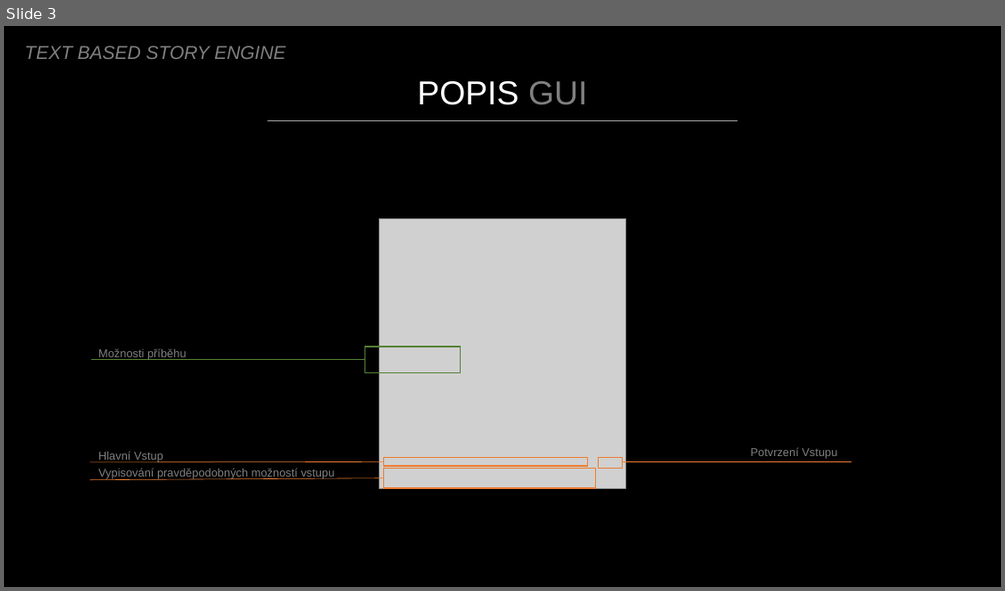
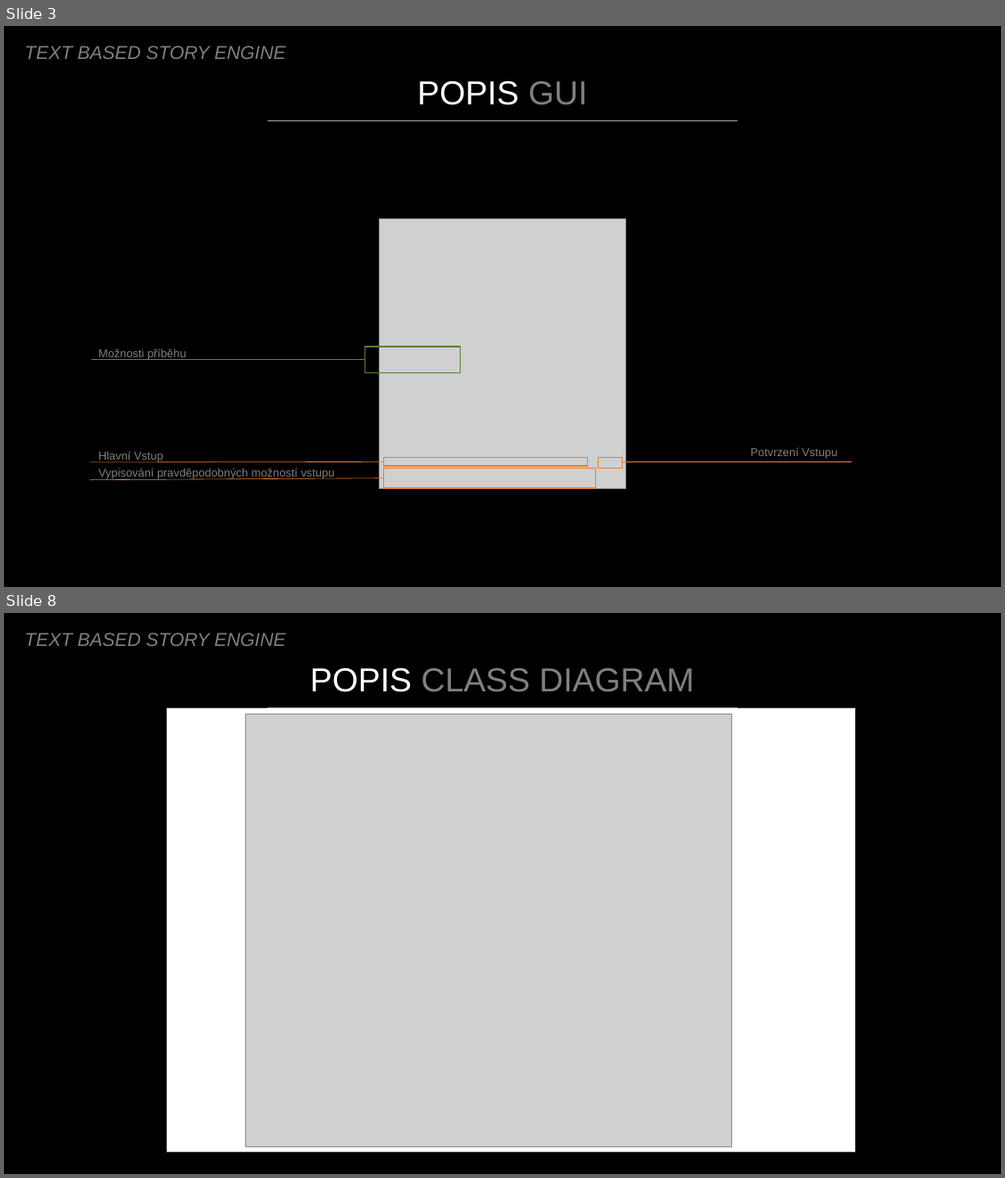
Before and after one commit to GasimoCodes/Text-Adventure, a slide deck: Text Based Engine.pptx. Shown one above the other, each under a label of ours: slide 3 before the commit, slides 3 and 8 after it; the slides between them are not shown. The pictures are 1005x591 and 1005x1178 pixels, drawn with LibreOffice and Linux fonts; fonts in the diff are those of the drawing; grey boxes stand for pictures. Boxes give left, top, right and bottom in pixels: in the first picture for what was removed or moved away, otherwise in the second. Text is boxed around its words. In the diff, an @@ line names an element or a change of style, - is before the commit and + after.

```diff
--- a/Text Based Engine.pptx
+++ b/Text Based Engine.pptx
@@ slide 8 added at [4, 613, 1001, 1174], background #000000 @@
@@ text added at [24, 633, 285, 646], 18 pt, text #808080, italic @@
+TEXT BASED STORY ENGINE
@@ text added at [310, 668, 694, 692], 32 pt, text #808080 @@
+POPIS CLASS DIAGRAM
@@ rectangle added at [167, 708, 856, 1152], fill #FFFFFF, outline #404040 1 pt @@
@@ picture added at [245, 714, 732, 1146] @@
@@ line added from (267, 708) to (738, 708), #A5A5A5 0.5 pt @@
```
Also in this commit, not shown: 3 slides changed, 4 other slides added, 5 other files.
